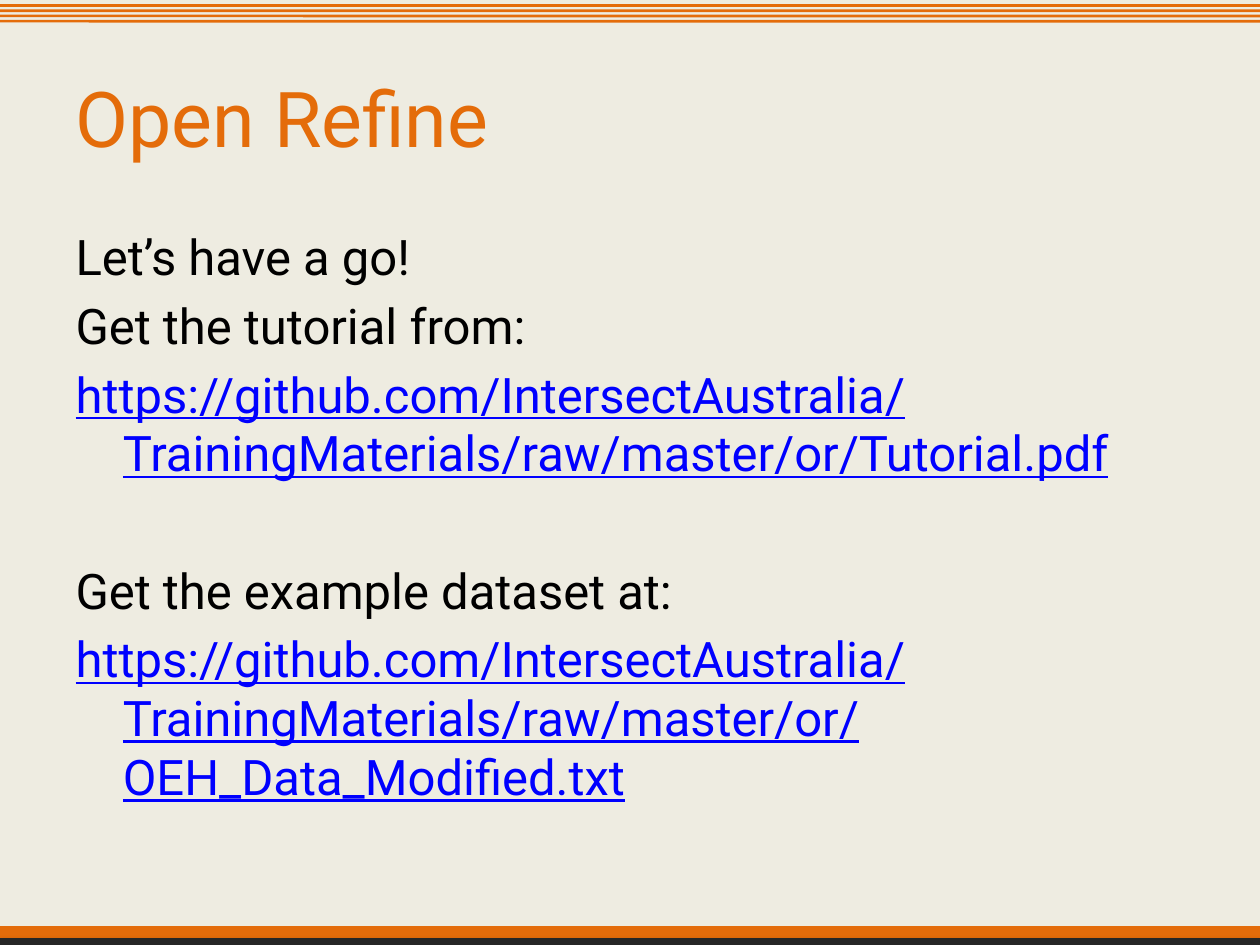
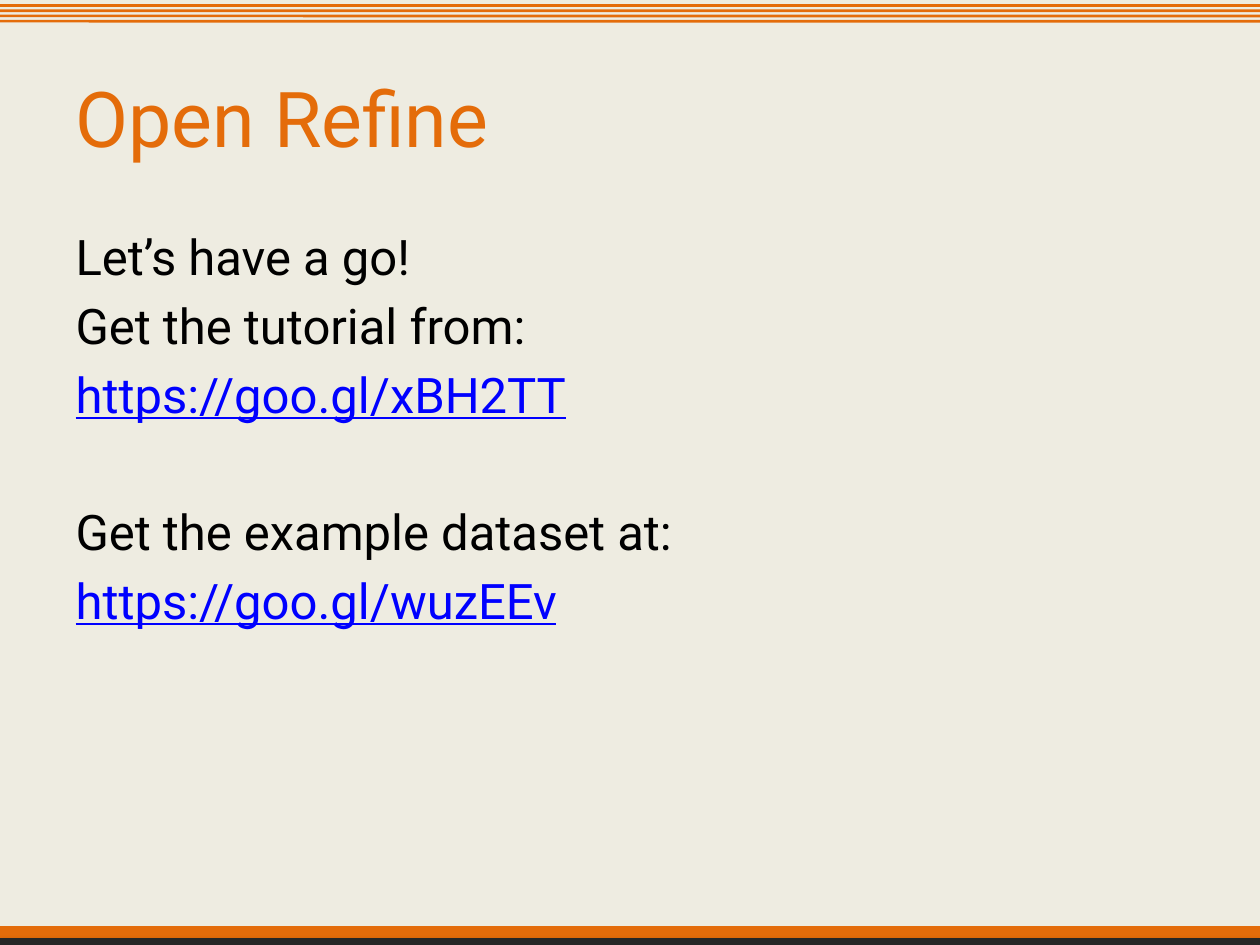
Before and after one commit to IntersectAustralia/TrainingMaterials, a slide deck: slide 8 of or/Slides.pptx. Drawn at 1260x945 pixels with LibreOffice and Linux fonts; fonts in the diff are those of the drawing; background and template pictures are left out. Boxes give left, top, right and bottom in pixels: in the first picture for what was removed or moved away, otherwise in the second. Text is boxed around its words. In the diff, an @@ line names an element or a change of style, - is before the commit and + after.

```diff
--- a/or/Slides.pptx
+++ b/or/Slides.pptx
@@ text at [76, 376, 566, 424]: text changed @@
-https://github.com/IntersectAustralia/TrainingMaterials/raw/master/or/Tutorial.pdf
+https://goo.gl/xBH2TT
@@ text at [76, 582, 557, 630]: text changed @@
-https://github.com/IntersectAustralia/TrainingMaterials/raw/master/or/OEH_Data_Modified.txt
+https://goo.gl/wuzEEv
```
Also in this commit, not shown: 1 other slide changed, 1 other file.
